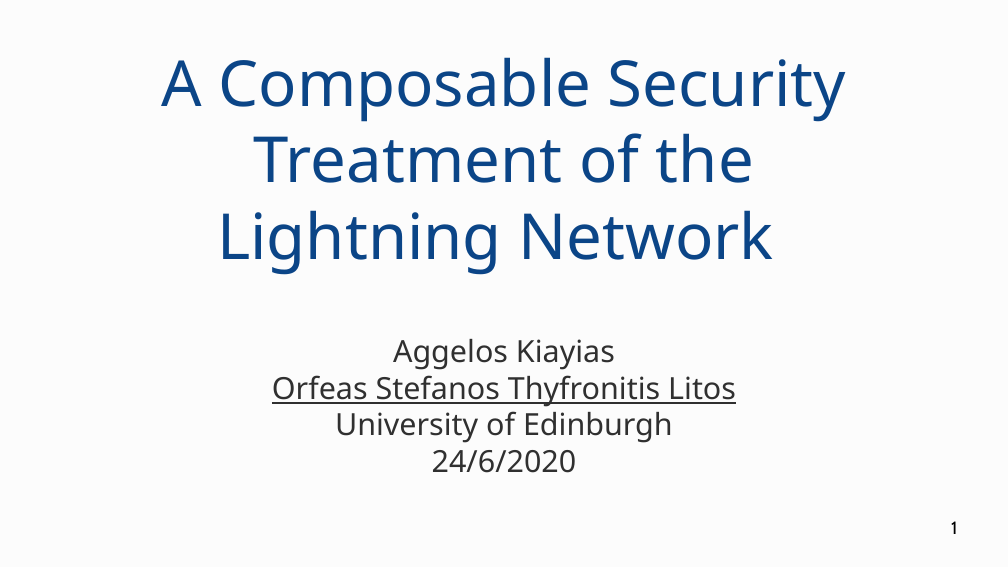
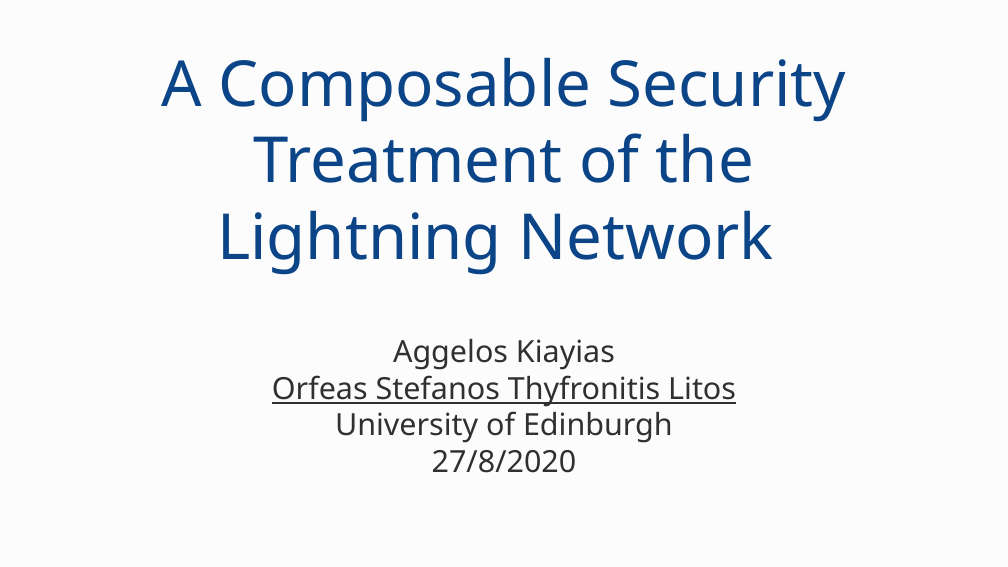
Before and after one commit to OrfeasLitos/PaymentChannels, a slide deck: slide 1 of csf-ieee/presentation.odp. Drawn at 1008x567 pixels with LibreOffice and Linux fonts; fonts in the diff are those of the drawing. Boxes give left, top, right and bottom in pixels: in the first picture for what was removed or moved away, otherwise in the second. Text is boxed around its words. In the diff, an @@ line names an element or a change of style, - is before the commit and + after.

```diff
--- a/csf-ieee/presentation.odp
+++ b/csf-ieee/presentation.odp
@@ subtitle at box(432, 450, 577, 473): text changed @@
-24/6/2020
+27/8/2020
@@ page number removed at box(951, 521, 957, 534) @@
-1
```
Also in this commit, not shown: 2 other slides changed, 1 other file.
